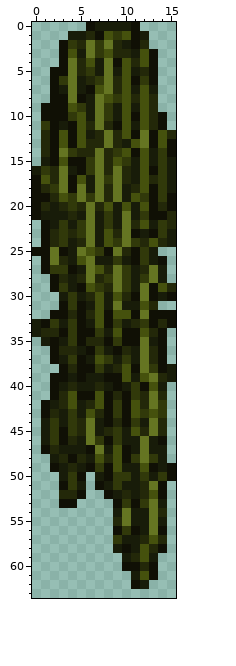
Pixel-art sprite -- content/Entities/Nature/Vine/vine.01.png. The picture above is the old version.
The file is 16x64 pixels.
Now the later version:
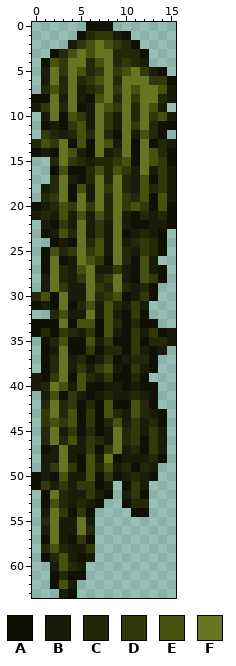
Palette (. is transparent): A #101005  B #181c09  C #232809  D #31390a  E #45510d  F #657522
Edits made:
Changed rows in their new state; - is an unchanged pixel.
first column x 0:
 0 -------AA...----
 1 ----.A-DDBA..---
 2 ---.BDEFEDC-.---
 3 --AC-FEFF--CA.--
 4 -AED-FCE-CD-B.--
 5 -BFD-ECD-D-FDBA-
 6 -BFC-CDE--FFFDDA
 7 -CEC--CD-DFEFFEB
 8 AAFB-BAEFCFDFFCB
 9 BDFCFA--EDFCFEB-
10 -BF-ED----FCFDEB
11 -ABAD-B-DBFDF--A
12 -DCBC-CFCAFBECA.
13 CEDF--AFEBFA--CB
14 AB--EBA-BCF-FEC-
15 -.CFDCBC-DEAFE-A
16 ..AEA-CE-ED-FB--
17 ..--BAC-C----A--
18 .BC--E--D-CB-C--
19 .CDFA-B---DCE-EB
20 -BCE-FDFCFDED-E-
21 BC-EBEBECFBACBCA
22 -BA--FBDBFBAA-BA
23 --BE-FBDBFABCBA.
24 -.ABAFCEBFBCDCA.
25 .-ECD-DEB--B-CA-
26 ---A-FEDAFC-E-.-
27 --FCBE-BBDBAEBA-
28 -BF--D----BAEDA-
29 -BF--BF---C-C-..
30 CEAFB-FCD-ABD-..
31 ABAFACEBEC-DB.--
32 --CEBBFBEBADA...
33 A-AFAEEAECA-A-..
34 A-ADCBDAEB-DBD-B
35 -ACEA-EBDA-DACCB
36 -ABFAADACCADBAB-
37 -ACFBCAB-ABCCA.-
38 -ACFBDB-EBADBA..
39 BADFAEC-D-ACA...
40 BCFEBEAA-BAB-A.-
41 -BEADB-BCBBCBA.-
42 -CF-DA-AEA---A.-
43 -DFCEADAECB-CBA-
44 -DEDEADACEB--CA-
45 -CFB-ACABFCDBDB-
46 -CFCE-DCBFCDADB-
47 --BF--DADFBCAD--
48 -B-FBAEBFABBBCA-
49 -BDFDAECEBCACB..
50 ABAEBBEADABCBA..
51 ADBDBDD--.ADB..-
52 -AF-BBDB-.BDA..-
53 -AECBCBA-.ACC..-
54 -BFDADA--..AA..-
55 -CFBBFB--......-
56 -BFBBFC--......-
57 -AFBADA--......-
58 -CECBBD--......-
59 -ACEBAB---....--
60 --BECB----....--
61 --ACAA-----...--
62 --AEB------..---
63 ---BA-----------
